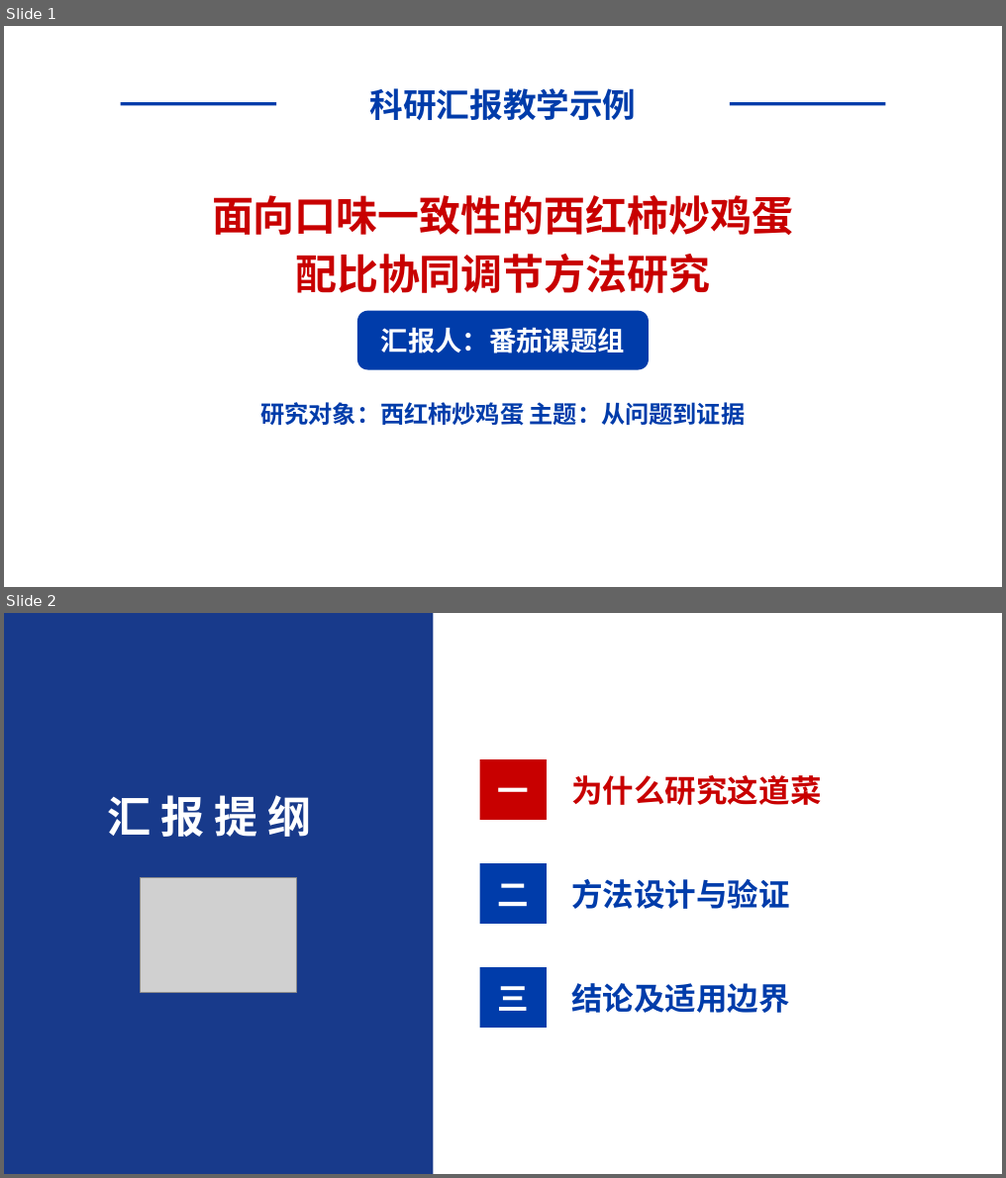
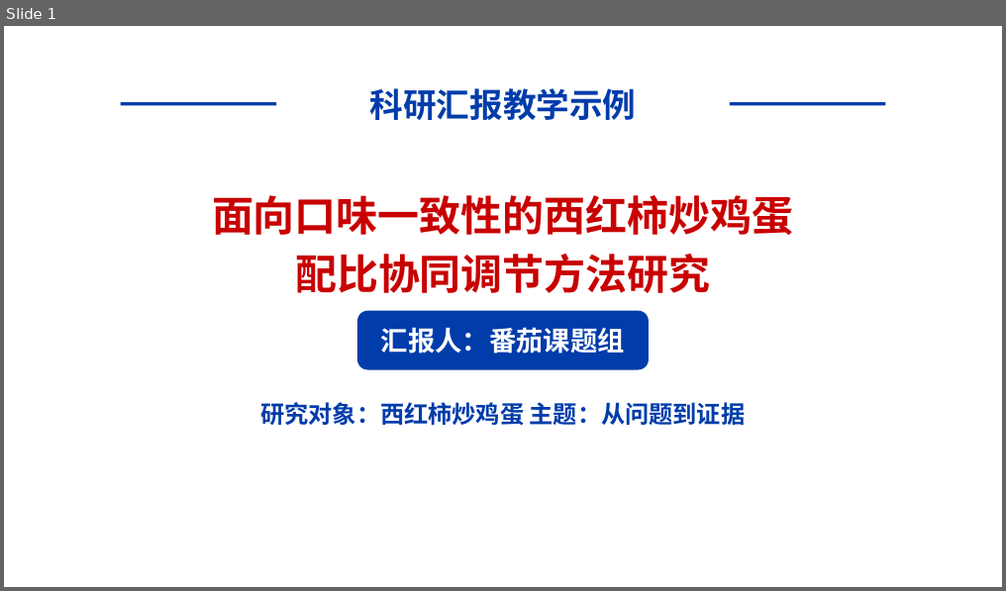
Before and after one commit to PaoShou-China/thesis-defense-slidev, a slide deck: template/examples/tomato/tomato-research.pptx. Shown one above the other, each under a label of ours: slides 1 and 2 before the commit, slide 1 after it. The pictures are 1006x1178 and 1006x591 pixels, drawn with LibreOffice and Linux fonts; fonts in the diff are those of the drawing; grey boxes stand for pictures; background and template pictures are left out. Boxes give left, top, right and bottom in pixels: in the first picture for what was removed or moved away, otherwise in the second. Text is boxed around its words. In the diff, an @@ line names an element or a change of style, - is before the commit and + after.

```diff
--- a/template/examples/tomato/tomato-research.pptx
+++ b/template/examples/tomato/tomato-research.pptx
@@ slide 2 removed at (4,613,1002,1174), background #FFFFFF @@
@@ rectangle removed at (4,613,433,1173) @@
@@ rectangle removed at (480,760,547,820) @@
@@ text removed at (498,787,530,792) @@
-一
@@ text removed at (571,775,821,805) @@
-为什么研究这道菜
@@ text removed at (108,795,312,837) @@
-汇 报 提 纲
@@ picture removed at (141,878,296,993) @@
@@ rectangle removed at (480,863,547,923) @@
@@ text removed at (571,879,790,909) @@
-方法设计与验证
@@ text removed at (498,883,530,907) @@
-二
@@ rectangle removed at (480,967,547,1027) @@
@@ text removed at (498,986,530,1011) @@
-三
@@ text removed at (571,983,790,1013) @@
-结论及适用边界
```
Also in this commit, not shown: 12 slides changed, 8 slides added, 1 other slide removed, 44 other files.
